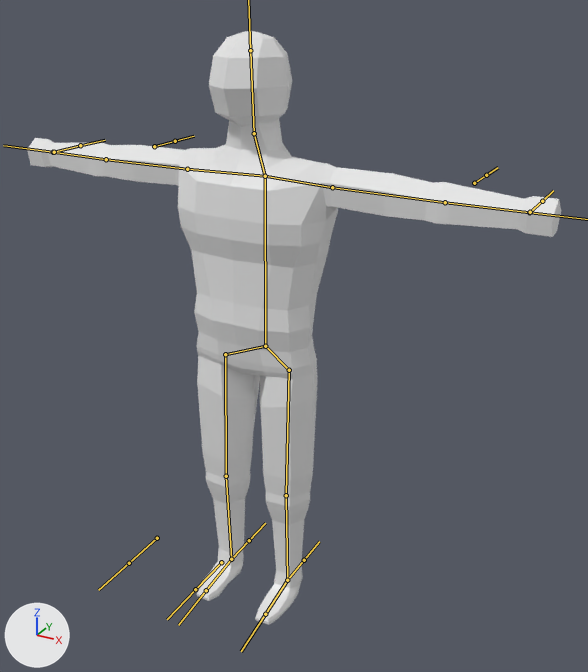
Before and after pictures for a commit that changed the FBX model Assets/FileDump/Blender/human_01.fbx.
Rendered twice from a 50 mm camera at (1.32, -2.12, 2.09) aimed at (0.13, 0.04, 1.01). The axes (+X, +Y, +Z) are drawn at lower left. The lights are the same throughout. The bones that bend it are drawn over the model as lines.

The first picture shows 'Man'.
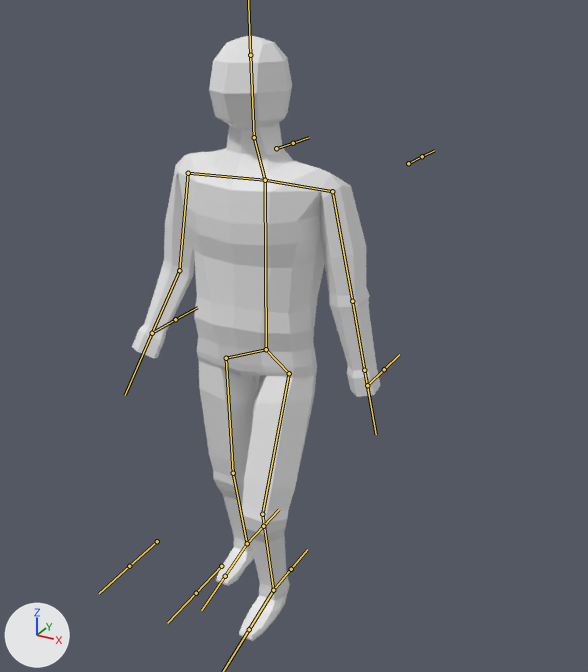
The newer file adds an action. The first version stands in its rest pose; the second is drawn at frame 1 of the action 'Armature|ArmatureAction'.

Where the change shows, as pixel boxes [x1, y1, x2, y2] in the pictures (588 x 672 px):
'Man', posed (53% narrower): before [27, 31, 561, 625]; after [132, 35, 380, 641]
bone 'Pelvis', root to tip: before (265, 346) to (264, 347); after (266, 349) to (264, 350)
bone 'Femur.l', root to tip: before (289, 370) to (286, 495); after (289, 373) to (262, 514)
bone 'Shin.l', root to tip: before (286, 495) to (287, 580); after (262, 514) to (273, 590)
bone 'UpperArm.l', root to tip: before (332, 187) to (445, 202); after (332, 191) to (352, 301)
bone 'Forearm.l', root to tip: before (445, 202) to (529, 212); after (352, 301) to (364, 370)
bone 'UpperArm.r', root to tip: before (187, 169) to (106, 159); after (188, 173) to (179, 270)
bone 'Forearm.r', root to tip: before (106, 159) to (53, 152); after (179, 270) to (152, 333)
bone 'Femur.r', root to tip: before (225, 354) to (226, 476); after (226, 358) to (233, 473)
bone 'Shin.r', root to tip: before (226, 476) to (231, 559); after (233, 473) to (247, 543)
bone 'Foot.r', root to tip: before (231, 559) to (206, 590); after (247, 543) to (225, 576)
bone 'Forearm_IK.l', root to tip: before (530, 212) to (542, 201); after (367, 385) to (384, 369)
bone 'Forearm_IK.r', root to tip: before (54, 152) to (80, 145); after (152, 333) to (175, 319)

Edits to the bpy script that builds the scene:
```text
Change bone_pelvis:
    where bone_pelvis = bpy.data.objects['Armature'].pose.bones['Pelvis']
    bone_pelvis.location: (0.0, 0.0, 0.0) -> (0.0, 0.0, 0.013)
Change bone_femur_l:
    where bone_femur_l = bpy.data.objects['Armature'].pose.bones['Femur.l']  # child of 'Hip.l'
    bone_femur_l.rotation_quaternion: (1.0, 0.0, 0.0, 0.0) -> (0.984, -0.004, 0.022, -0.174)  # degrees (0, 0, 0) -> degrees (-1, 2, -20)
Change bone_shin_l:
    where bone_shin_l = bpy.data.objects['Armature'].pose.bones['Shin.l']  # child of 'Femur.l'
    bone_shin_l.rotation_quaternion: (1.0, 0.0, 0.0, 0.0) -> (0.968, 0.003, 0.0, 0.25)  # degrees (0, 0, 0) -> degrees (0, 0, 29)
Change bone_upperarm_l:
    where bone_upperarm_l = bpy.data.objects['Armature'].pose.bones['UpperArm.l']  # child of 'Shoulder.l'
    bone_upperarm_l.rotation_quaternion: (1.0, 0.0, 0.0, 0.0) -> (0.731, 0.254, 0.264, -0.575)  # degrees (0, 0, 0) -> degrees (5, 43, -74)
Change bone_forearm_l:
    where bone_forearm_l = bpy.data.objects['Armature'].pose.bones['Forearm.l']  # child of 'UpperArm.l'
    bone_forearm_l.rotation_quaternion: (1.0, 0.0, 0.0, 0.0) -> (1.0, -0.021, 0.0, -0.015)  # degrees (0, 0, 0) -> degrees (-2, 0, -2)
Change bone_upperarm_r:
    where bone_upperarm_r = bpy.data.objects['Armature'].pose.bones['UpperArm.r']  # child of 'Shoulder.r'
    bone_upperarm_r.rotation_quaternion: (1.0, 0.0, 0.0, 0.0) -> (0.752, 0.193, -0.142, 0.614)  # degrees (0, 0, 0) -> degrees (8, -27, 77)
Change bone_forearm_r:
    where bone_forearm_r = bpy.data.objects['Armature'].pose.bones['Forearm.r']  # child of 'UpperArm.r'
    bone_forearm_r.rotation_quaternion: (1.0, 0.0, 0.0, 0.0) -> (0.976, 0.179, 0.0, -0.125)  # degrees (0, 0, 0) -> degrees (20, 3, -14)
Change bone_femur_r:
    where bone_femur_r = bpy.data.objects['Armature'].pose.bones['Femur.r']  # child of 'Hip.r'
    bone_femur_r.rotation_quaternion: (1.0, 0.0, 0.0, 0.0) -> (0.999, 0.001, -0.023, -0.048)  # degrees (0, 0, 0) -> degrees (0, -3, -6)
Change bone_shin_r:
    where bone_shin_r = bpy.data.objects['Armature'].pose.bones['Shin.r']  # child of 'Femur.r'
    bone_shin_r.rotation_quaternion: (1.0, 0.0, 0.0, 0.0) -> (0.999, 0.0, 0.0, -0.04)  # degrees (0, 0, 0) -> degrees (0, 0, -5)
Change bone_foot_r:
    where bone_foot_r = bpy.data.objects['Armature'].pose.bones['Foot.r']  # child of 'Shin.r'
    bone_foot_r.rotation_quaternion: (1.0, 0.0, 0.0, 0.0) -> (0.998, 0.029, -0.002, 0.057)  # degrees (0, 0, 0) -> degrees (3, 0, 7)
Change bone_forearm_ik_l:
    where bone_forearm_ik_l = bpy.data.objects['Armature'].pose.bones['Forearm_IK.l']
    bone_forearm_ik_l.location: (0.0, 0.0, 0.0) -> (0.682, 0.026, -0.395)
Change bone_forearm_ik_r:
    where bone_forearm_ik_r = bpy.data.objects['Armature'].pose.bones['Forearm_IK.r']
    bone_forearm_ik_r.location: (0.0, 0.0, 0.0) -> (-0.603, -0.116, -0.425)
```
